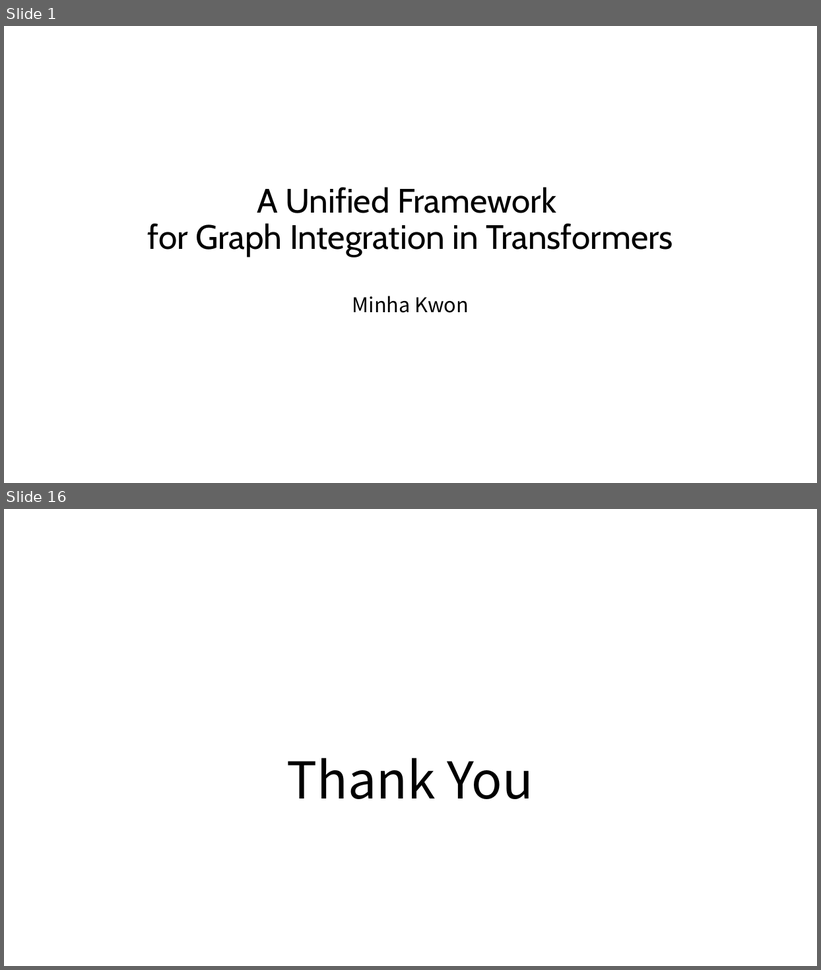
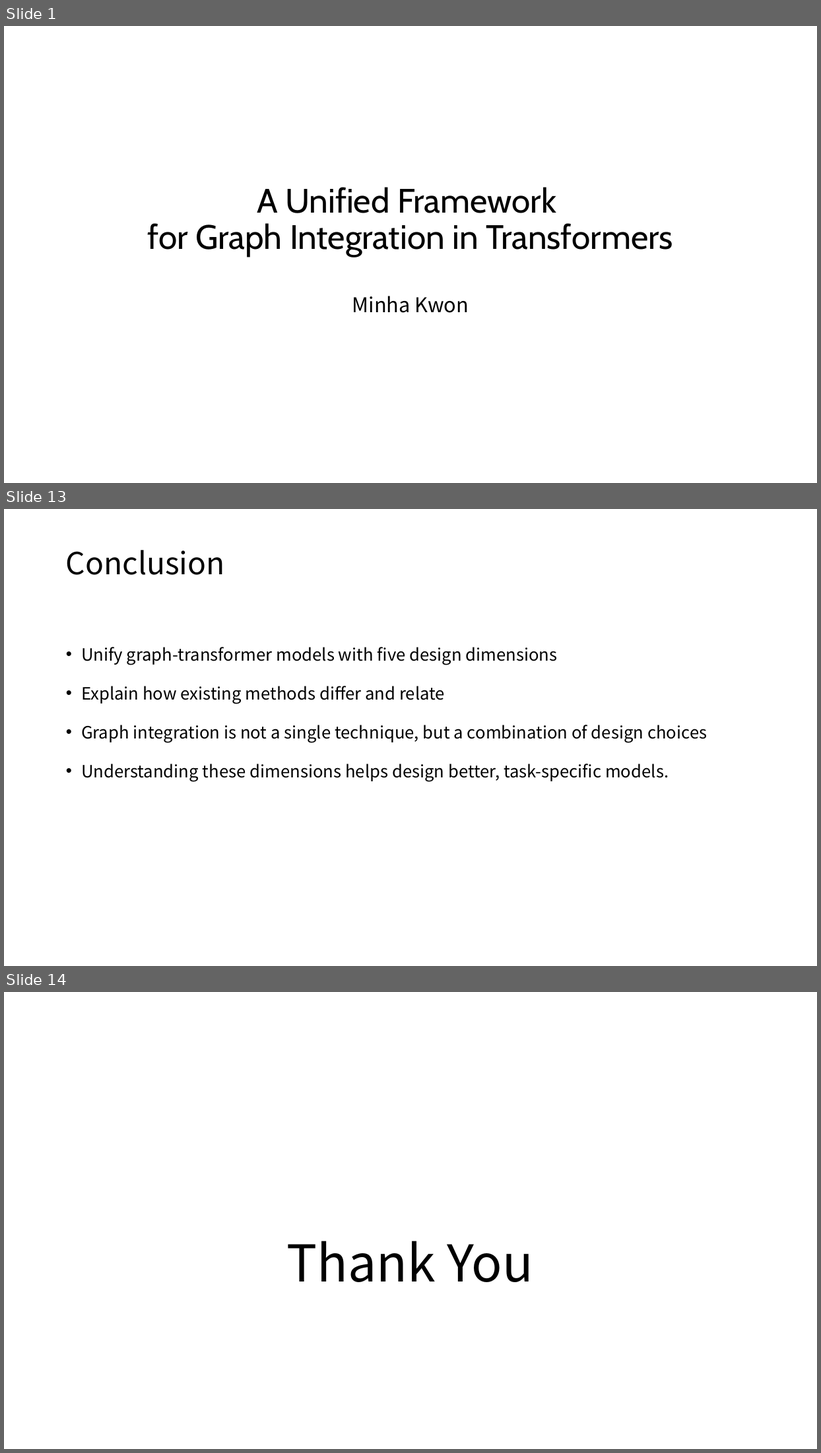
Before and after one commit to kminha22/deep-learning-project, a slide deck: Slide.pptx. Shown one above the other, each under a label of ours: slides 1 and 16 before the commit, slides 1, 13 and 14 after it; the slides between them are not shown. The pictures are 821x970 and 821x1453 pixels, drawn with LibreOffice and Linux fonts; fonts in the diff are those of the drawing. Boxes give left, top, right and bottom in pixels: in the first picture for what was removed or moved away, otherwise in the second. Text is boxed around its words. In the diff, an @@ line names an element or a change of style, - is before the commit and + after.

```diff
--- a/Slide.pptx
+++ b/Slide.pptx
@@ slide 13 added at bbox=[4, 509, 817, 966], background #FFFFFF @@
@@ title added at bbox=[66, 550, 225, 575], 36 pt, text #000000 @@
+Conclusion
@@ text added at bbox=[81, 647, 707, 782], 20 pt, text #000000 @@
+• Unify graph-transformer models with five design dimensions
+• Explain how existing methods differ and relate
+• Graph integration is not a single technique, but a combination of design choices
+• Understanding these dimensions helps design better, task-specific models.
@@ what was slide 16 is now slide 14 @@
```
Also in this commit, not shown: 9 slides changed, 2 other slides added, 5 slides removed.
